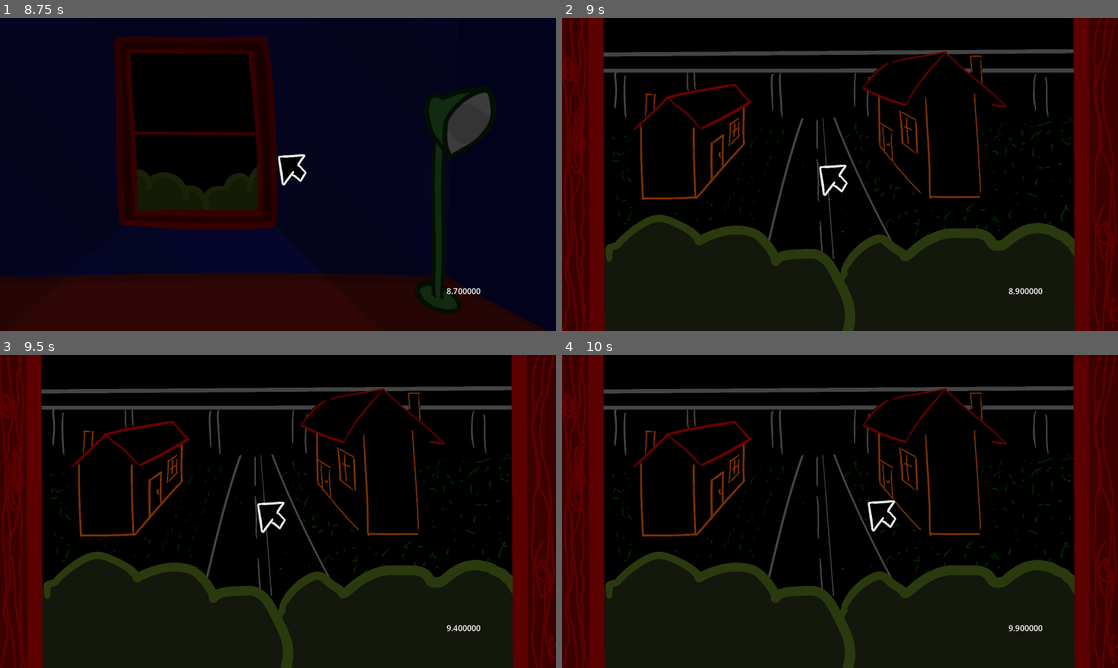
Above: before the commit, frames 1-4 (two rows, left to right).
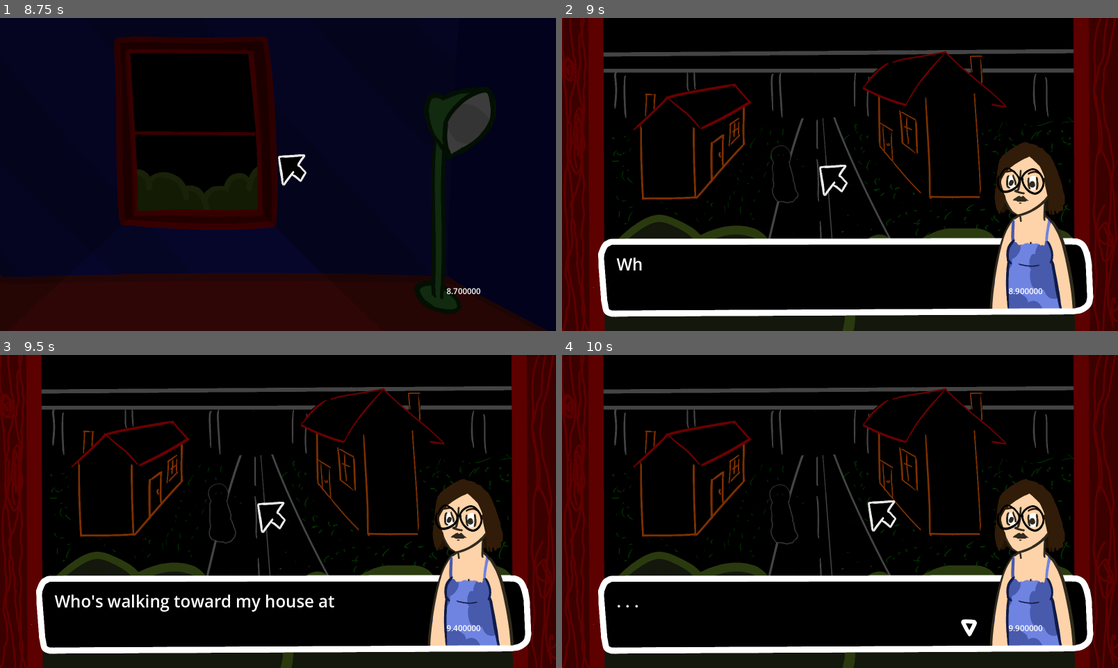
Above: after the commit, the same moments.

Repository: MarmadileManteater/Carbuncle-Game
Game: Godot game, scene res://scenes/global/global.tscn
Two runs of this game, one before a commit and one after it. Both use one fixed random seed, a clock stepped at 60 frames per second and the inputs below. Sound files missing from this copy of the repository are replaced by a short silence.
Inputs (mouse positions are in pixels of both pictures, inside the frame that each line leads up to):
- Up to frame 1 (8.75 s): tap Enter at 0.5, 2.75, 7.25 s; move the mouse to (400, 158) at 0.52 s; hold Right (ui_right) 0.53-2.03 s; click (400, 158) at 0.67 s; tap Space at 1.25, 5.75 s; move the mouse to (250, 174) at 1.27 s; click (250, 174) at 1.42 s; move the mouse to (289, 168) at 2.02 s; hold Left (ui_left) 2.03-2.78 s; click (289, 168) at 2.17 s; move the mouse to (272, 180) at 2.77 s; hold Right (ui_right) 2.78-4.28 s; click (272, 180) at 2.92 s; move the mouse to (316, 177) at 3.52 s; click (316, 177) at 3.67 s; move the mouse to (233, 171) at 4.27 s; hold Left (ui_left) 4.28-5.03 s; click (233, 171) at 4.42 s; move the mouse to (283, 174) at 5.02 s; hold Right (ui_right) 5.03-5.78 s; click (283, 174) at 5.17 s; move the mouse to (255, 168) at 5.77 s; hold Left (ui_left) 5.78-7.28 s; click (255, 168) at 5.92 s; move the mouse to (305, 174) at 6.52 s; click (305, 174) at 6.67 s; move the mouse to (250, 174) at 7.27 s; hold Right (ui_right) from 7.28 s (still down); click (250, 174) at 7.42 s; move the mouse to (289, 168) at 8.02 s; click (289, 168) at 8.17 s
- Up to frame 2 (9 s): keep holding Right (ui_right); tap Space at 8.75 s; move the mouse to (834, 180) at 8.77 s; click (834, 180) at 8.92 s
- Up to frame 3 (9.5 s): keep holding Right (ui_right)
- Up to frame 4 (10 s): move the mouse to (878, 514) at 9.52 s; release Right (ui_right) at 9.53 s; hold Left (ui_left) from 9.53 s (still down); click (878, 514) at 9.67 s

Frame 1 is identical in both runs. In frame 2, 12% of the frame differs, in the area x 5-96%, y 39-96%; in frame 3, 12%; in frame 4, 12%.

Commit message:
Carbunkle now is immediately triggered

Diff:
--- a/project/scenes/global/global.gd
+++ b/project/scenes/global/global.gd
@@ -18,6 +18,8 @@
 		func():
 			if carbunkle_state.phase > 1:
 				knock()
+				carbunkle_state.move()
+				loaded_scene.update_carbunkle_location(carbunkle_state.location)
 	)
 	$CarbunkleTimer.start()
 
@@ -52,21 +54,7 @@
 			load_scene(new_scene_name)
 	)
 	loaded_scene.on_timeout_trigger_track_change.connect(
-		func(track_name: String, time: float):
-			var timer = Timer.new()
-			timer.one_shot = true
-			timer.timeout.connect(
-				func():
-					remove_child(timer)
-					timer.queue_free()
-					$Jukebox.set_track(track_name)
-					if track_name == "Phase 2":
-						knock()
-						carbunkle_state.location = CarbunkleState.Location.FrontDoor
-						loaded_scene.update_carbunkle_location(carbunkle_state.location)
-			)
-			add_child(timer)
-			timer.start(time)
+		on_timeout_trigger_track
 	)
 	loaded_scene.trigger_track_change.connect(
 		func(name: String):
@@ -118,6 +106,16 @@
 
 func _on_cursor_capture() -> void:
 	loaded_scene.capture()
+	if not state.has("window"):
+		state["window"] = {
+			"animation": "Approach",
+			"position": 0,
+			"is_playing": true,
+			"time_elapsed": time_elapsed,
+			"first_time": false,
+			"was_visible": false
+		}
+		on_timeout_trigger_track("Phase 2", 30)
 
 func _process(delta: float) -> void:
 	$Inventory/DPH.visible = items["dph"]
@@ -140,3 +138,21 @@
 	if sound == SoundMachine.Sound.Busted || sound == SoundMachine.Sound.Opening:
 		$Jukebox.set_track("Phase %d" % 6)
 		carbunkle_state.phase = 6
+
+
+func on_timeout_trigger_track(track_name: String, time: float):
+			var timer = Timer.new()
+			timer.one_shot = true
+			timer.timeout.connect(
+				func():
+					remove_child(timer)
+					timer.queue_free()
+					$Jukebox.set_track(track_name)
+					if track_name == "Phase 2":
+						knock()
+						carbunkle_state.location = CarbunkleState.Location.FrontDoor
+						loaded_scene.update_carbunkle_location(carbunkle_state.location)
+						carbunkle_state.phase = 2
+			)
+			add_child(timer)
+			timer.start(time)
--- a/project/scenes/global/global.tscn
+++ b/project/scenes/global/global.tscn
@@ -68,7 +68,7 @@
 [node name="SoundMachine" parent="." unique_id=1481692606 instance=ExtResource("8_ht0q6")]
 
 [node name="CarbunkleTimer" type="Timer" parent="." unique_id=706440034]
-wait_time = 3.0
+wait_time = 10.0
 
 [connection signal="capture" from="Cursor" to="." method="_on_cursor_capture"]
 [connection signal="timeout" from="GameTimer" to="." method="_on_game_interval"]
--- a/project/scenes/room_with_window/room_with_window.tscn
+++ b/project/scenes/room_with_window/room_with_window.tscn
@@ -45,7 +45,7 @@
 visible = false
 position = Vector2(610, 492.00003)
 scale = Vector2(1.633, 1.633)
-frame_progress = 0.81991893
+frame_progress = 0.06289651
 
 [node name="Background" type="Sprite2D" parent="." unique_id=488778490]
 position = Vector2(800, 450)
@@ -59,7 +59,7 @@
 position = Vector2(1310, 524)
 sprite_frames = SubResource("SpriteFrames_0dxmq")
 animation = &"off"
-frame_progress = 0.8204041
+frame_progress = 0.063381754
 
 [node name="Shadow" type="Polygon2D" parent="." unique_id=592220649]
 modulate = Color(0, 0, 0, 0.40392157)
--- a/project/scenes/window/window.gd
+++ b/project/scenes/window/window.gd
@@ -8,7 +8,6 @@
 	super()
 	if first_time:
 		$AnimationPlayer.play("Approach")
-		set_track_on_timeout("Phase 2", ($AnimationPlayer.current_animation_length / $AnimationPlayer.speed_scale) - 4)
 
 func _process(delta: float) -> void:
 	if carbunkle_visible and not was_visible:
--- a/project/scripts/carbunkle_state.gd
+++ b/project/scripts/carbunkle_state.gd
@@ -68,3 +68,6 @@
 		else:
 			sound = SoundMachine.Sound.Opening
 	return sound
+
+func move():
+	location  = (location + 1) % 5
--- a/project/scripts/default_scene.gd
+++ b/project/scripts/default_scene.gd
@@ -50,6 +50,10 @@
 	scene.change_cursor.connect(cursor_change)
 	scene.lock_cursor_to_node.connect(lock_cursor)
 	scene.unlock_cursor_from_node.connect(unlock_cursor)
+	scene.change_scene.connect(
+		func (scene):
+			change_scene.emit(scene)
+	)
 
 func cursor_change(cursor: VirtualCursor.Type) -> void:
 	change_cursor.emit(cursor)
@@ -96,7 +100,7 @@
 				monica.frozen = false
 	, ConnectFlags.CONNECT_ONE_SHOT)
 	add_child(timer)
-	timer.start(0.5)
+	timer.start(0.1)
 
 func capture() -> void:
 	pass
